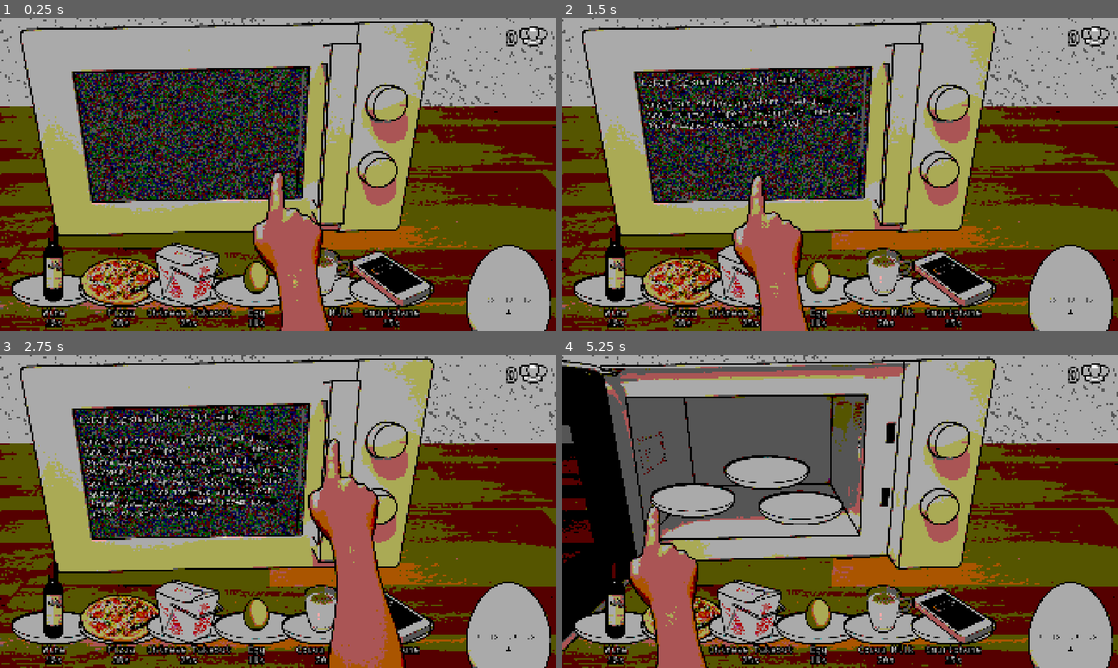
Above: before the commit, frames 1-4 (two rows, left to right).
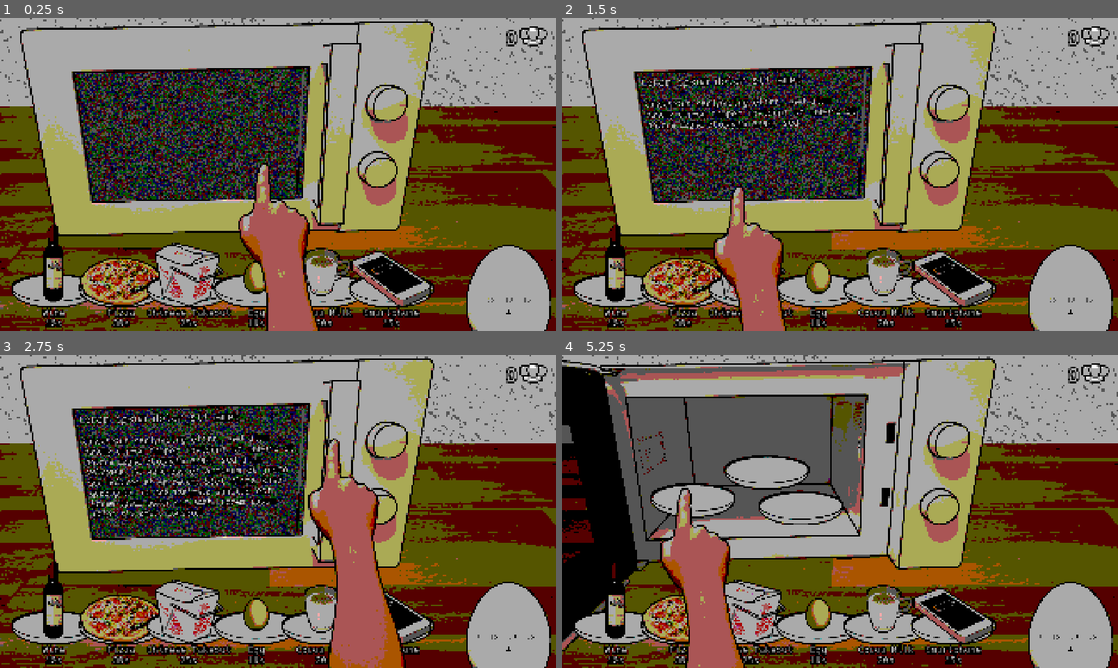
Above: after the commit, the same moments.

Repository: AnJ95/gmtk-2026
Game: Godot game, scene res://main/Main.tscn
Two runs of this game, one before a commit and one after it. Both use one fixed random seed, a clock stepped at 60 frames per second and the inputs below.
Inputs (mouse positions are in pixels of both pictures, inside the frame that each line leads up to):
- Up to frame 1 (0.25 s): no input
- Up to frame 2 (1.5 s): drag from (756, 130) to (617, 290) at 0.52 s; drag from (728, 190) to (817, 155) at 1.27 s
- Up to frame 3 (2.75 s): move the mouse to (333, 442) at 2.02 s; click (333, 442) at 2.17 s
- Up to frame 4 (5.25 s): drag from (812, 574) to (723, 511) at 2.77 s; move the mouse to (1006, 558) at 3.52 s; click (1006, 558) at 3.67 s; click "Start Level" at 4.25 s; drag from (673, 464) to (617, 599) at 5.02 s

The runs differ from the first frame. In frame 1, 3.2% of the frame differs, in the area x 42-60%, y 46-100%; in frame 2, 4.0%; in frame 3, less than 0.1%; in frame 4, 6.4%, in the area x 12-33%, y 42-100%.

Commit message:
Make cursor pos lag

Diff:
--- a/ui/cursor/cursor.gd
+++ b/ui/cursor/cursor.gd
@@ -1,13 +1,21 @@
 extends Node2D
+
+@export var smoothing := 12.0
 
 func _ready() -> void:
 	set_dragging(false)
 	Input.mouse_mode = Input.MOUSE_MODE_HIDDEN
 
 func _process(delta: float) -> void:
-	var mouse_pos = get_viewport().get_mouse_position()
-	global_position.x = clamp(mouse_pos.x, 0, get_viewport_rect().size.x)
-	global_position.y = clamp(mouse_pos.y, 0, get_viewport_rect().size.y)
+	var mouse_pos := get_viewport().get_mouse_position()
+	var viewport_size := get_viewport_rect().size
+
+	var target_pos := Vector2(
+		clamp(mouse_pos.x, 0.0, viewport_size.x),
+		clamp(mouse_pos.y, 0.0, viewport_size.y)
+	)
+
+	global_position = global_position.lerp(target_pos,  1.0 - exp(-smoothing * delta))
 
 func set_dragging(dragging: bool):
 	$CursorPoint.visible = !dragging
